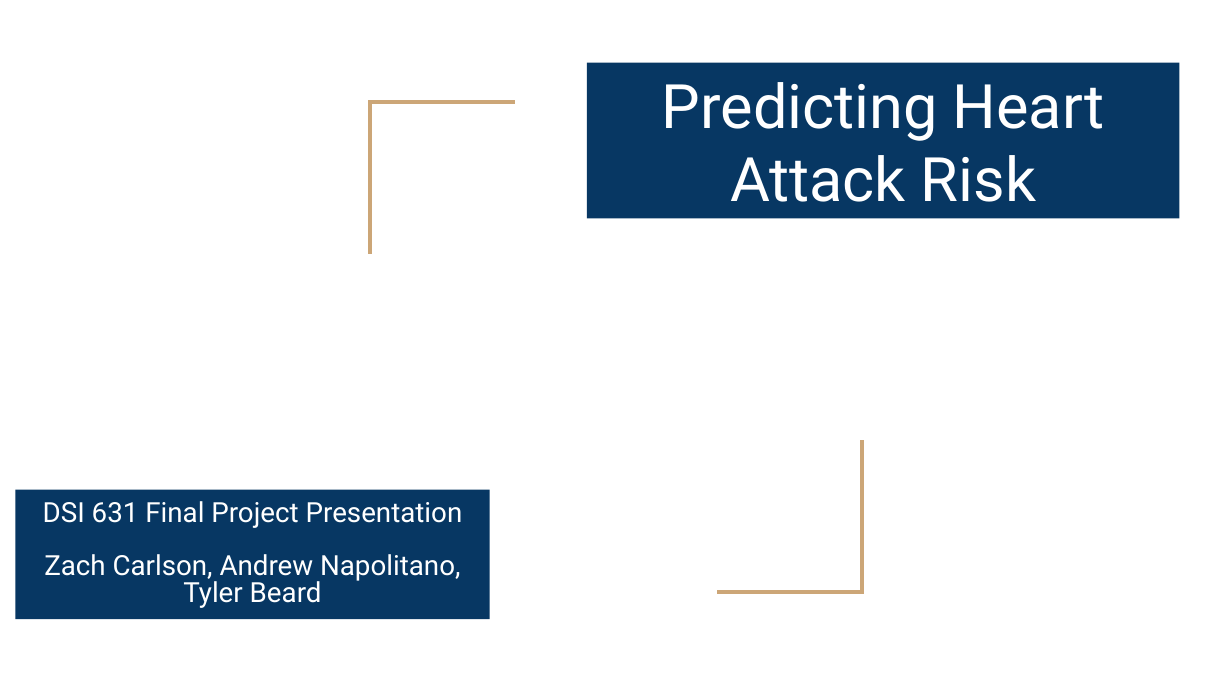
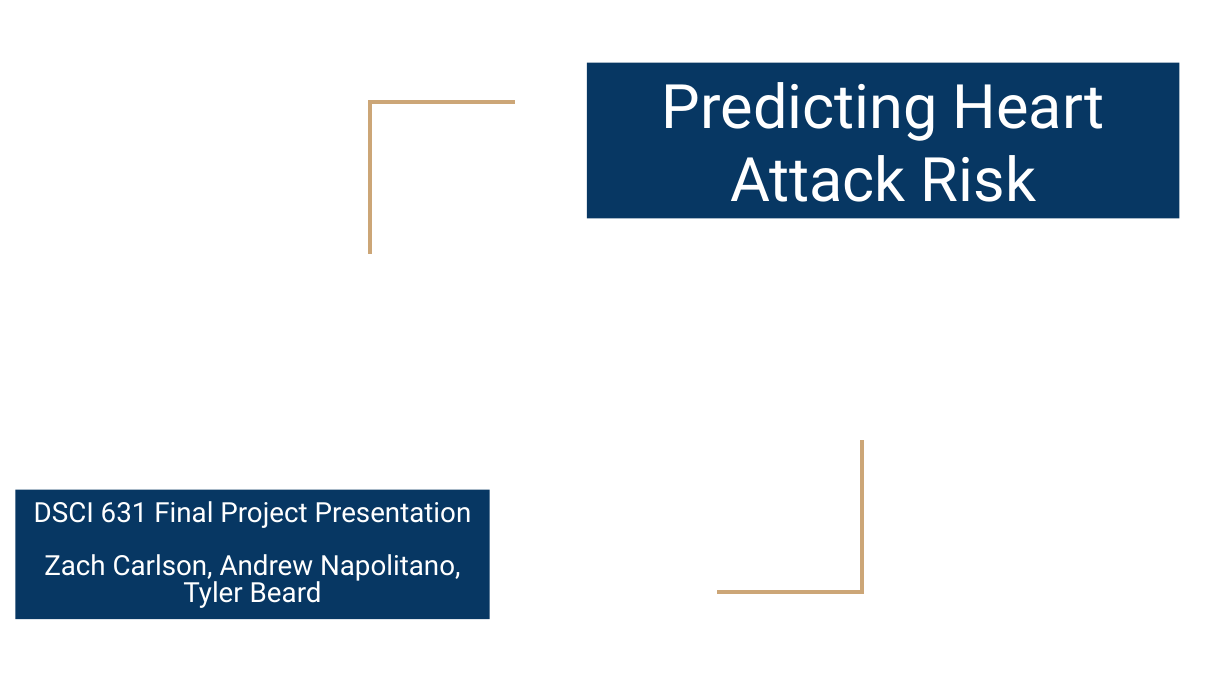
Before and after one commit to zachcarlson/HeartAttackPredictor, a slide deck: slide 1 of documents/DSCI 631 Final Project Presentation.pptx. Drawn at 1232x693 pixels with LibreOffice and Linux fonts; fonts in the diff are those of the drawing; background and template pictures are left out. Boxes give left, top, right and bottom in pixels: in the first picture for what was removed or moved away, otherwise in the second. Text is boxed around its words. In the diff, an @@ line names an element or a change of style, - is before the commit and + after.

```diff
--- a/documents/DSCI 631 Final Project Presentation.pptx
+++ b/documents/DSCI 631 Final Project Presentation.pptx
@@ subtitle at (x1=34, y1=501, x2=472, y2=528): text changed @@
-DSI 631 Final Project Presentation
+DSCI 631 Final Project Presentation
```
Also in this commit, not shown: 2 other slides changed, 2 slides added, 1 other file.
